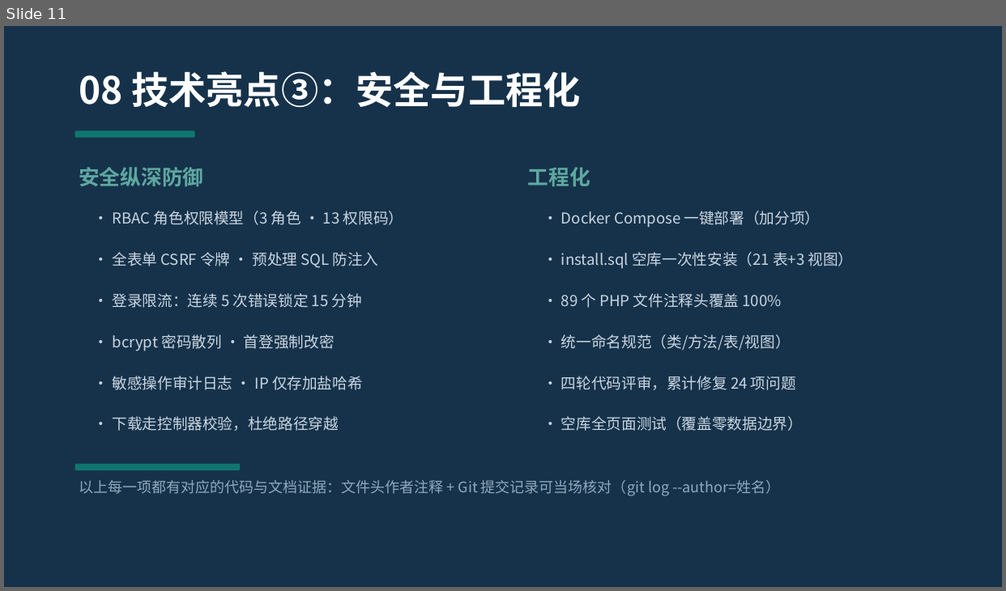
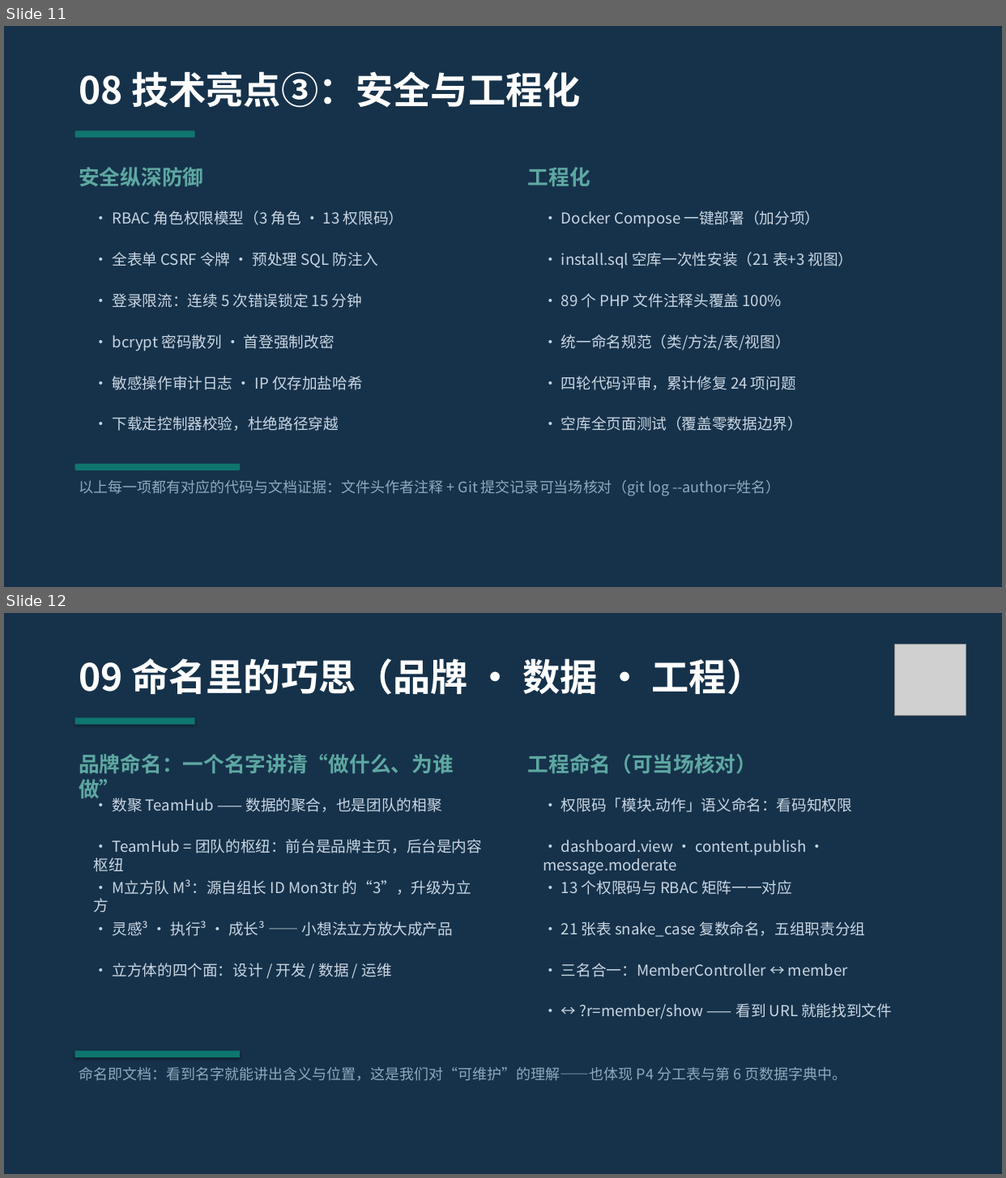
Before and after one commit to mon3trteam/nku2026DBdev, a slide deck: code/data/team/06-项目展示PPT/M立方队_项目展示PPT(2413421_2411672_2412796_2411282).pptx. Shown one above the other, each under a label of ours: slide 11 before the commit, slides 11 and 12 after it. The pictures are 1006x591 and 1006x1178 pixels, drawn with LibreOffice and Linux fonts; fonts in the diff are those of the drawing; grey boxes stand for pictures. Boxes give left, top, right and bottom in pixels: in the first picture for what was removed or moved away, otherwise in the second. Text is boxed around its words. In the diff, an @@ line names an element or a change of style, - is before the commit and + after.

```diff
--- a/code/data/team/06-项目展示PPT/M立方队_项目展示PPT(2413421_2411672_2412796_2411282).pptx
+++ b/code/data/team/06-项目展示PPT/M立方队_项目展示PPT(2413421_2411672_2412796_2411282).pptx
@@ slide 12 added at bbox=[4, 613, 1002, 1174], background #FFFFFF @@
@@ rectangle added at bbox=[4, 613, 1002, 1174], fill #16324A @@
@@ text added at bbox=[79, 658, 765, 695], 36 pt, text #FFFFFF, bold @@
+09 命名里的巧思（品牌 · 数据 · 工程）
@@ picture added at bbox=[895, 645, 966, 716] @@
@@ rectangle added at bbox=[75, 717, 195, 725], fill #0F766E @@
@@ text added at bbox=[79, 754, 454, 773], 20 pt, text #5EA8A2, bold @@
+品牌命名：一个名字讲清“做什么、为谁做”
@@ text added at bbox=[528, 754, 757, 774], 20 pt, text #5EA8A2, bold @@
+工程命名（可当场核对）
@@ text added at bbox=[112, 798, 441, 812], 14.5 pt, text #C9D6E2 @@
+• 数聚 TeamHub —— 数据的聚合，也是团队的相聚
@@ text added at bbox=[561, 798, 852, 812], 14.5 pt, text #C9D6E2 @@
+• 权限码「模块.动作」语义命名：看码知权限
@@ text added at bbox=[94, 839, 482, 872], 14.5 pt, text #C9D6E2 @@
+• TeamHub = 团队的枢纽：前台是品牌主页，后台是内容枢纽
@@ text added at bbox=[543, 840, 806, 875], 14.5 pt, text #C9D6E2 @@
+• dashboard.view · content.publish · message.moderate
@@ text added at bbox=[94, 879, 471, 913], 14.5 pt, text #C9D6E2 @@
+• M立方队 M³：源自组长 ID Mon3tr 的“3”，升级为立方
@@ text added at bbox=[561, 880, 792, 895], 14.5 pt, text #C9D6E2 @@
+• 13 个权限码与 RBAC 矩阵一一对应
@@ text added at bbox=[112, 921, 453, 936], 14.5 pt, text #C9D6E2 @@
+• 灵感³ · 执行³ · 成长³ —— 小想法立方放大成产品
@@ text added at bbox=[561, 922, 865, 937], 14.5 pt, text #C9D6E2 @@
+• 21 张表 snake_case 复数命名，五组职责分组
@@ text added at bbox=[112, 963, 391, 977], 14.5 pt, text #C9D6E2 @@
+• 立方体的四个面：设计 / 开发 / 数据 / 运维
@@ text added at bbox=[561, 963, 848, 977], 14.5 pt, text #C9D6E2 @@
+• 三名合一：MemberController ↔ member
@@ text added at bbox=[580, 1003, 892, 1020], 14.5 pt, text #C9D6E2 @@
+• ↔ ?r=member/show —— 看到 URL 就能找到文件
@@ rectangle added at bbox=[75, 1051, 240, 1058], fill #0F766E @@
@@ text added at bbox=[79, 1067, 847, 1081], 14 pt, text #8FA8BD @@
+命名即文档：看到名字就能讲出含义与位置，这是我们对“可维护”的理解——也体现 P4 分工表与第 6 页数据字典中。
```
Also in this commit, not shown: 3 slides changed, 4 other files.
